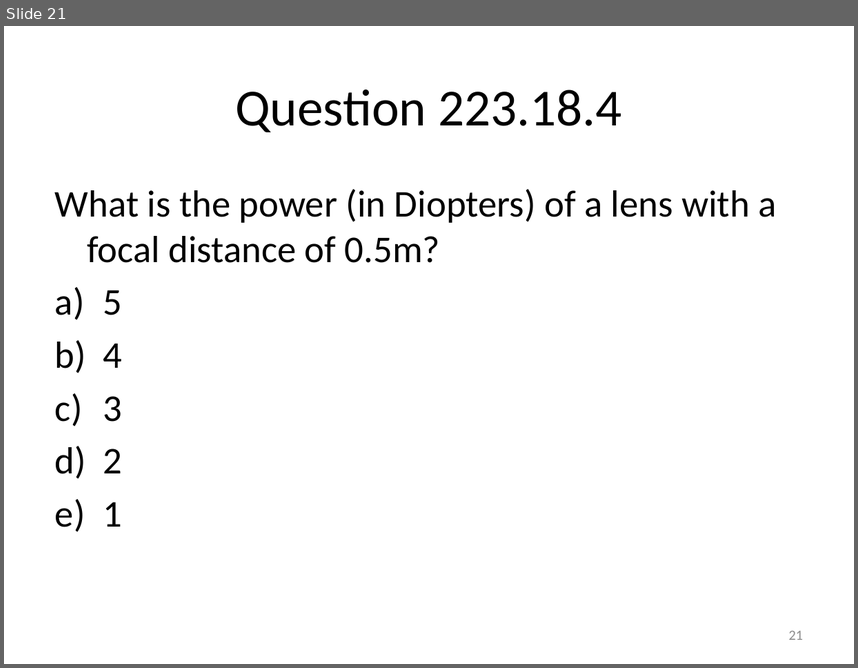
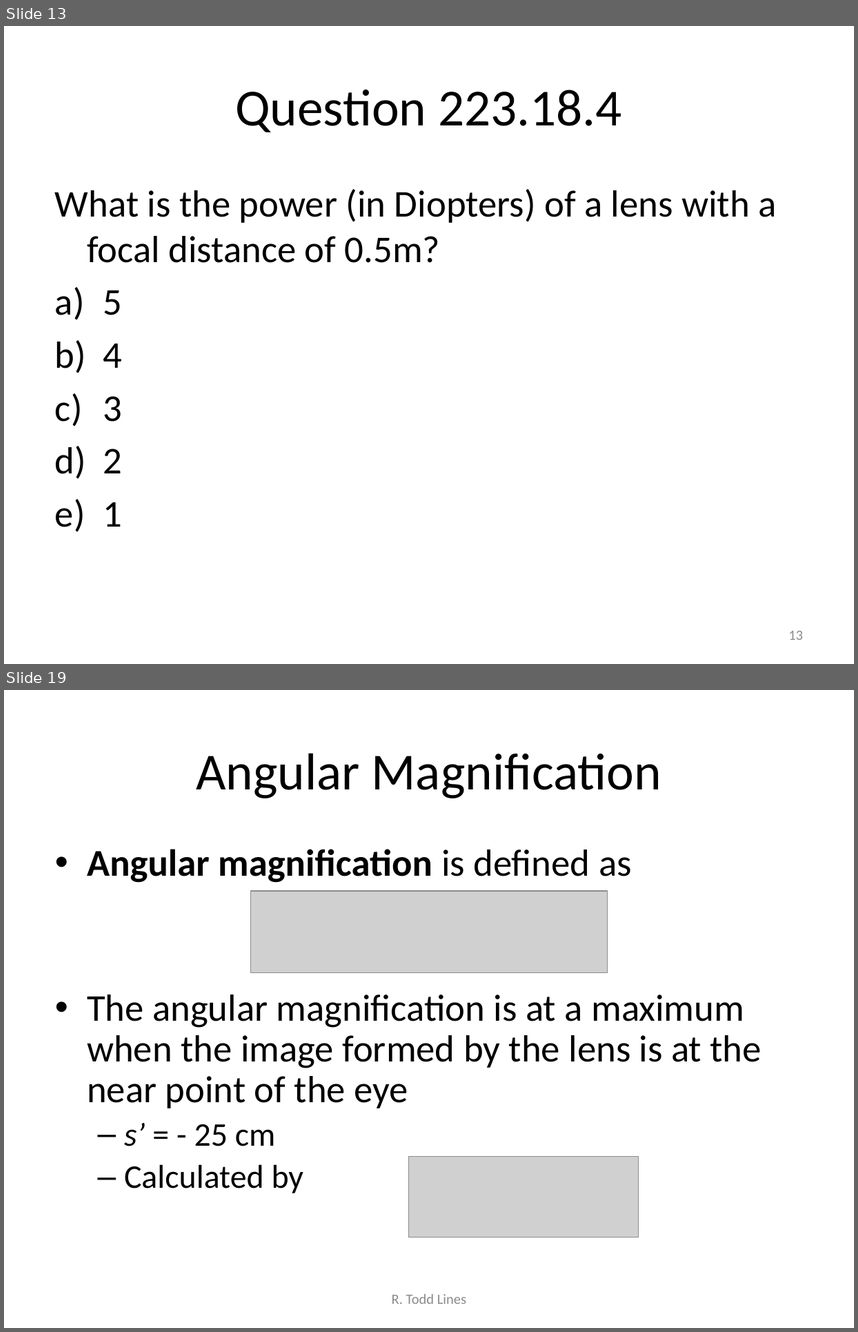
Before and after one commit to rtlines/Introductory-Physics-II, a slide deck: Lecture_Slides/PH 123 Lecture 18.pptx. Shown one above the other, each under a label of ours: slide 21 before the commit, slides 13 and 19 after it; the slides between them are not shown. The pictures are 858x668 and 858x1332 pixels, drawn with LibreOffice and Linux fonts; fonts in the diff are those of the drawing; grey boxes stand for pictures. Boxes give left, top, right and bottom in pixels: in the first picture for what was removed or moved away, otherwise in the second. Text is boxed around its words. In the diff, an @@ line names an element or a change of style, - is before the commit and + after.

```diff
--- a/Lecture_Slides/PH 123 Lecture 18.pptx
+++ b/Lecture_Slides/PH 123 Lecture 18.pptx
@@ slide 19 added at bbox=[4, 690, 854, 1328], background #FFFFFF @@
@@ title added at bbox=[196, 753, 662, 798], 44 pt, text #000000 @@
+Angular Magnification
@@ text added at bbox=[87, 849, 762, 1193], 32 pt, text #000000 @@
+• Angular magnification is defined as
+• The angular magnification is at a maximum when the image formed by the lens is at the near point of the eye
+  – s’ = - 25 cm
+  – Calculated by
@@ picture added at bbox=[250, 891, 606, 972] @@
@@ picture added at bbox=[408, 1156, 638, 1236] @@
@@ text added at bbox=[392, 1294, 466, 1303], 12 pt, text #8C8C8C @@
+R. Todd Lines
@@ what was slide 21 is now slide 13 @@
@@ page number at bbox=[789, 630, 803, 639]: text changed @@
-21
+13
```
Also in this commit, not shown: 10 other slides added, 10 other files.
